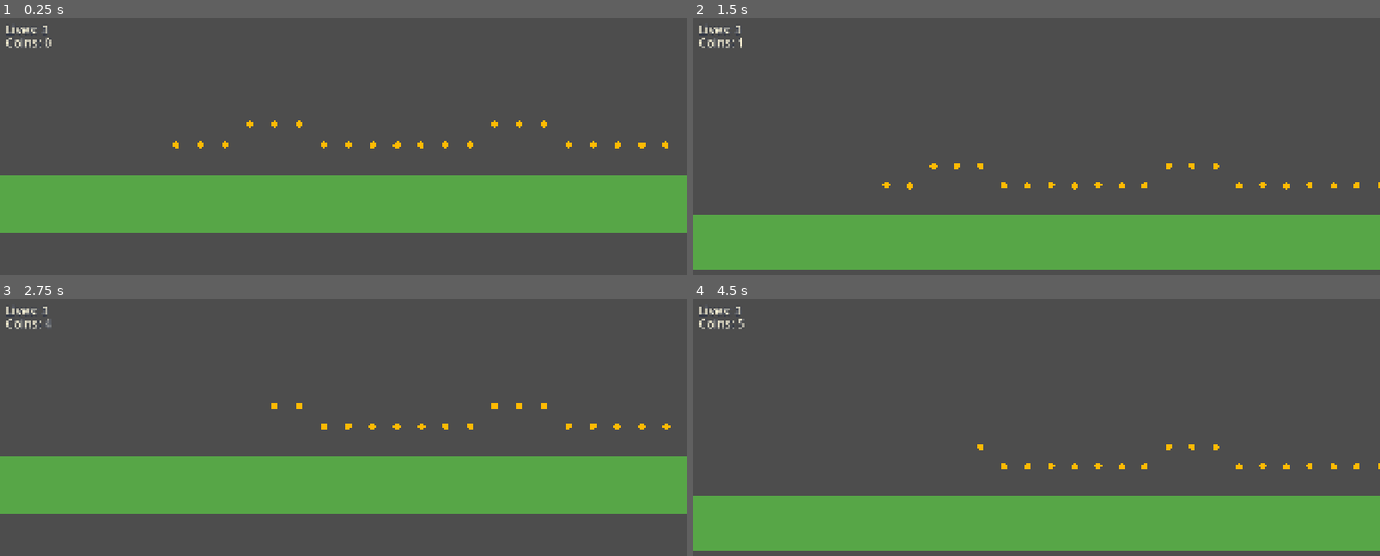
Above: before the commit, frames 1-4 (two rows, left to right).
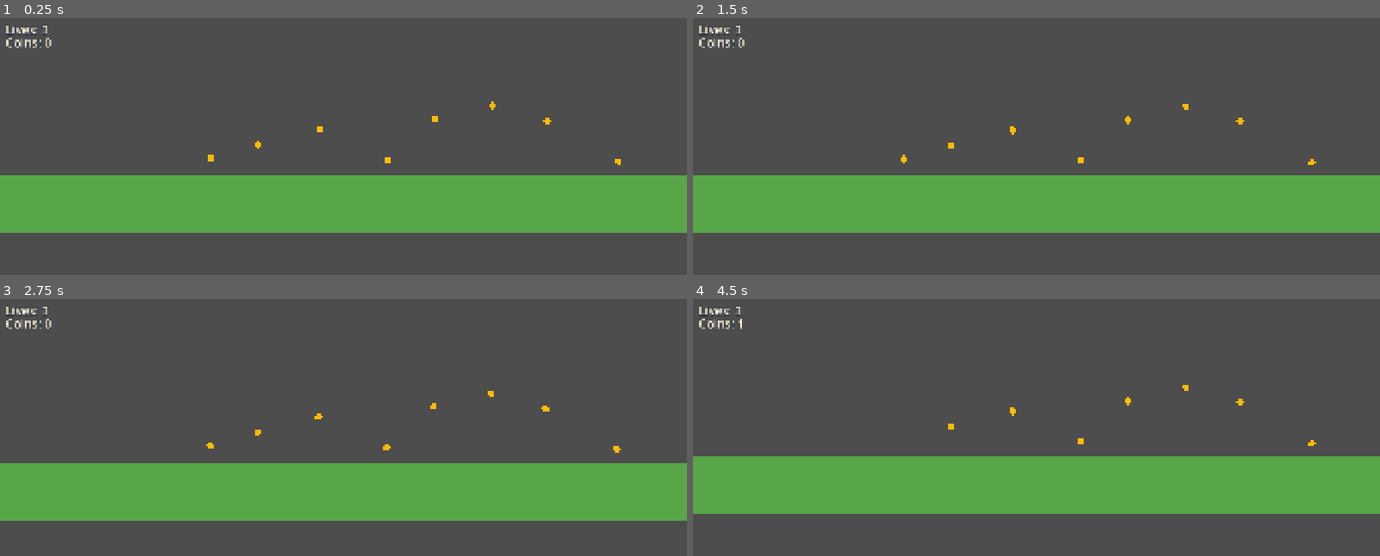
Above: after the commit, the same moments.

Repository: Critcal/Halo-N-Fin
Game: Godot game, scene res://scenes/level1.tscn
Same seed, same stepped clock (60 frames per second), same inputs: the game is played once before the commit and once after it.
Inputs (mouse positions are in pixels of both pictures, inside the frame that each line leads up to):
- Up to frame 1 (0.25 s): no input
- Up to frame 2 (1.5 s): tap Enter (ui_accept) at 0.5 s; move the mouse to (1187, 154) at 0.52 s; hold X (crouch, bound only after the commit) 0.53-1.28 s; hold Right (move_right) from 0.53 s (still down); click (1187, 154) at 0.67 s; tap Ctrl (jump) at 0.77 s; tap Down (crouch, bound only before the commit) at 0.8, 1.35 s; move the mouse to (899, 192) at 1.27 s
- Up to frame 3 (2.75 s): tap Ctrl (jump) at 1.52 s; tap Enter (ui_accept) at 1.55, 2.1 s; move the mouse to (412, 368) at 2.02 s; release Right (move_right) at 2.03 s; hold Left (move_left) from 2.03 s (still down); hold X (crouch, bound only after the commit) from 2.03 s (still down)
- Up to frame 4 (4.5 s): move the mouse to (1002, 532) at 2.77 s; release Left (move_left) at 2.78 s; release X (crouch, bound only after the commit) at 2.78 s; hold Right (move_right) 2.78-4.28 s; tap Space (attack) at 2.85 s; click (1002, 532) at 2.92 s; tap Ctrl (jump) at 3.02, 3.77 s; tap Down (crouch, bound only before the commit) at 3.05, 4.35 s; move the mouse to (1242, 512) at 3.52 s; hold X (crouch, bound only after the commit) 3.53-4.28 s; tap Enter (ui_accept) at 3.8 s; move the mouse to (830, 396) at 4.27 s; hold Left (move_left) from 4.28 s (still down)

The runs differ from the first frame. In frame 1, 0.6% of the frame differs, in the area x 25-98%, y 32-58%; in frame 2, 30%, in the area x 0-100%, y 7-98%; in frame 3, 5.9%; in frame 4, 30%.

Commit message:
Add full repack export notes and checksum

Diff:
--- a/scenes/level1.tscn
+++ b/scenes/level1.tscn
@@ -6,6 +6,9 @@
 
 [sub_resource type="RectangleShape2D" id="GroundSolid"]
 size = Vector2(8600, 140)
+
+[sub_resource type="RectangleShape2D" id="PlatformSolid"]
+size = Vector2(320, 34)
 
 [node name="Level1" type="Node2D"]
 script = ExtResource("3_script")
@@ -38,6 +41,58 @@
 
 [node name="CollisionShape2D" type="CollisionShape2D" parent="Ground"]
 shape = SubResource("GroundSolid")
+
+[node name="Platforms" type="Node2D" parent="."]
+
+[node name="PlatformA" type="StaticBody2D" parent="Platforms"]
+position = Vector2(1050, 495)
+
+[node name="CollisionShape2D" type="CollisionShape2D" parent="Platforms/PlatformA"]
+shape = SubResource("PlatformSolid")
+
+[node name="Sprite2D" type="Sprite2D" parent="Platforms/PlatformA" groups=["platform_sprite_targets"]]
+position = Vector2(0, -20)
+scale = Vector2(0.22, 0.22)
+
+[node name="PlatformB" type="StaticBody2D" parent="Platforms"]
+position = Vector2(2120, 430)
+
+[node name="CollisionShape2D" type="CollisionShape2D" parent="Platforms/PlatformB"]
+shape = SubResource("PlatformSolid")
+
+[node name="Sprite2D" type="Sprite2D" parent="Platforms/PlatformB" groups=["platform_sprite_targets"]]
+position = Vector2(0, -20)
+scale = Vector2(0.22, 0.22)
+
+[node name="PlatformC" type="StaticBody2D" parent="Platforms"]
+position = Vector2(3150, 520)
+
+[node name="CollisionShape2D" type="CollisionShape2D" parent="Platforms/PlatformC"]
+shape = SubResource("PlatformSolid")
+
+[node name="Sprite2D" type="Sprite2D" parent="Platforms/PlatformC" groups=["platform_sprite_targets"]]
+position = Vector2(0, -20)
+scale = Vector2(0.22, 0.22)
+
+[node name="PlatformD" type="StaticBody2D" parent="Platforms"]
+position = Vector2(4350, 445)
+
+[node name="CollisionShape2D" type="CollisionShape2D" parent="Platforms/PlatformD"]
+shape = SubResource("PlatformSolid")
+
+[node name="Sprite2D" type="Sprite2D" parent="Platforms/PlatformD" groups=["platform_sprite_targets"]]
+position = Vector2(0, -20)
+scale = Vector2(0.22, 0.22)
+
+[node name="PlatformE" type="StaticBody2D" parent="Platforms"]
+position = Vector2(5600, 500)
+
+[node name="CollisionShape2D" type="CollisionShape2D" parent="Platforms/PlatformE"]
+shape = SubResource("PlatformSolid")
+
+[node name="Sprite2D" type="Sprite2D" parent="Platforms/PlatformE" groups=["platform_sprite_targets"]]
+position = Vector2(0, -20)
+scale = Vector2(0.22, 0.22)
 
 [node name="Player" parent="." instance=ExtResource("1_player")]
 position = Vector2(220, 590)
@@ -86,27 +141,6 @@
 
 [node name="Enemies" type="Node2D" parent="."]
 
-[node name="EnemyCatA" parent="Enemies" instance=ExtResource("2_enemy")]
-position = Vector2(900, 590)
-
-[node name="EnemyCatB" parent="Enemies" instance=ExtResource("2_enemy")]
-position = Vector2(1700, 590)
-
-[node name="EnemyCatC" parent="Enemies" instance=ExtResource("2_enemy")]
-position = Vector2(2800, 590)
-
-[node name="EnemyCatD" parent="Enemies" instance=ExtResource("2_enemy")]
-position = Vector2(4000, 590)
-
-[node name="EnemyCatE" parent="Enemies" instance=ExtResource("2_enemy")]
-position = Vector2(5200, 590)
-
-[node name="EnemyCatF" parent="Enemies" instance=ExtResource("2_enemy")]
-position = Vector2(6500, 590)
-
-[node name="EnemyCatG" parent="Enemies" instance=ExtResource("2_enemy")]
-position = Vector2(7400, 590)
-
 [node name="Coins" type="Node2D" parent="."]
 
 [node name="LevelMusic" type="AudioStreamPlayer" parent="."]
--- a/scripts/level1.gd
+++ b/scripts/level1.gd
@@ -16,6 +16,7 @@
 @onready var coin_sfx: AudioStreamPlayer = $CoinSfx
 
 const COIN_SCENE := preload("res://scenes/coin.tscn")
+const ENEMY_SCENE := preload("res://scenes/enemy_cat.tscn")
 
 var coins: int = 0
 var lives: int = 3
@@ -27,12 +28,14 @@
 	_setup_audio()
 	_style_hud()
 	_load_head_icon()
+	_setup_platform_visuals()
 	_update_hud()
 	player.player_died.connect(_on_player_died)
 	player.health_changed.connect(_on_health_changed)
 	if ResourceLoader.exists("res://assets/Level1.mp3"):
 		level_music.stream = load("res://assets/Level1.mp3")
 		level_music.play()
+	_spawn_enemies()
 	_spawn_coins()
 
 func _process(_delta: float) -> void:
@@ -116,13 +119,45 @@
 	lives_label.text = "Lives: %d" % lives
 
 func _spawn_coins() -> void:
-	for i in range(100):
+	for child in coins_root.get_children():
+		child.queue_free()
+	var coin_positions := [
+		Vector2(420, 540), Vector2(560, 500), Vector2(740, 455), Vector2(940, 545),
+		Vector2(1080, 425), Vector2(1250, 385), Vector2(1410, 430), Vector2(1620, 550),
+		Vector2(1860, 500), Vector2(2060, 375), Vector2(2230, 340), Vector2(2400, 395),
+		Vector2(2590, 530), Vector2(2790, 490), Vector2(3010, 455), Vector2(3220, 455),
+		Vector2(3400, 520), Vector2(3640, 560), Vector2(3880, 520), Vector2(4120, 465),
+		Vector2(4340, 355), Vector2(4510, 350), Vector2(4680, 385), Vector2(4900, 540),
+		Vector2(5140, 500), Vector2(5380, 455), Vector2(5600, 430), Vector2(5780, 470),
+		Vector2(6020, 540), Vector2(6280, 515), Vector2(6530, 480), Vector2(6790, 445),
+		Vector2(7040, 535), Vector2(7280, 500), Vector2(7520, 465)
+	]
+	for p in coin_positions:
 		var c = COIN_SCENE.instantiate()
 		c.add_to_group("coins")
-		var x := 320 + i * 72
-		var y := 500
-		if i % 10 in [3, 4, 5]:
-			y = 440
-		c.position = Vector2(x, y)
+		c.position = p
 		coins_root.add_child(c)
 		c.picked.connect(_on_coin_picked)
+
+func _spawn_enemies() -> void:
+	var enemies_root := $Enemies
+	for child in enemies_root.get_children():
+		child.queue_free()
+	var enemy_positions := [
+		Vector2(920, 590), Vector2(1710, 590), Vector2(2790, 590), Vector2(3980, 590),
+		Vector2(1090, 450), Vector2(2140, 385), Vector2(4360, 400), Vector2(5620, 440), Vector2(7200, 590)
+	]
+	for p in enemy_positions:
+		var enemy := ENEMY_SCENE.instantiate()
+		enemy.position = p
+		enemies_root.add_child(enemy)
+
+func _setup_platform_visuals() -> void:
+	if not ResourceLoader.exists("res://assets/platform.png"):
+		return
+	var tex := load("res://assets/platform.png") as Texture2D
+	if tex == null:
+		return
+	for s in get_tree().get_nodes_in_group("platform_sprite_targets"):
+		if s is Sprite2D:
+			s.texture = tex
--- a/scripts/player.gd
+++ b/scripts/player.gd
@@ -168,13 +168,13 @@
 	_bind_action_key("move_right", KEY_RIGHT)
 	_bind_action_key("jump", KEY_CTRL)
 	_bind_action_key("attack", KEY_SPACE)
-	_bind_action_key("crouch", KEY_DOWN)
+	_bind_action_key("crouch", KEY_X)
 	_bind_action_key("run", KEY_SHIFT)
 	_bind_action_key("move_up", KEY_UP)
 	_bind_action_key("move_down", KEY_DOWN)
 	_bind_joy_button("jump", JOY_BUTTON_A)
 	_bind_joy_button("attack", JOY_BUTTON_X)
-	_bind_joy_button("crouch", JOY_BUTTON_DPAD_DOWN)
+	_bind_joy_button("crouch", JOY_BUTTON_B)
 	_bind_joy_button("run", JOY_BUTTON_LEFT_SHOULDER)
 	_bind_joy_button("run", JOY_BUTTON_RIGHT_SHOULDER)
 	_bind_joy_axis("move_left", JOY_AXIS_LEFT_X, -1.0)
@@ -216,7 +216,8 @@
 	InputMap.action_add_event(action, motion_event)
 
 func _update_depth_scale() -> void:
-	var t := inverse_lerp(lane_min_y, lane_max_y, global_position.y)
+	var lane_span := max(lane_max_y - lane_min_y, 0.001)
+	var t := clamp((global_position.y - lane_min_y) / lane_span, 0.0, 1.0)
 	var scale_factor := lerp(0.9, 1.12, t)
 	sprite.scale = base_sprite_scale * scale_factor
 
Not shown: 1 places in scenes/level1.tscn that only renumber resources
Not shown, added: EXPORT_NOTES.md
Not shown, added: export/Halo-N-Fin_FULL_export.sha256
